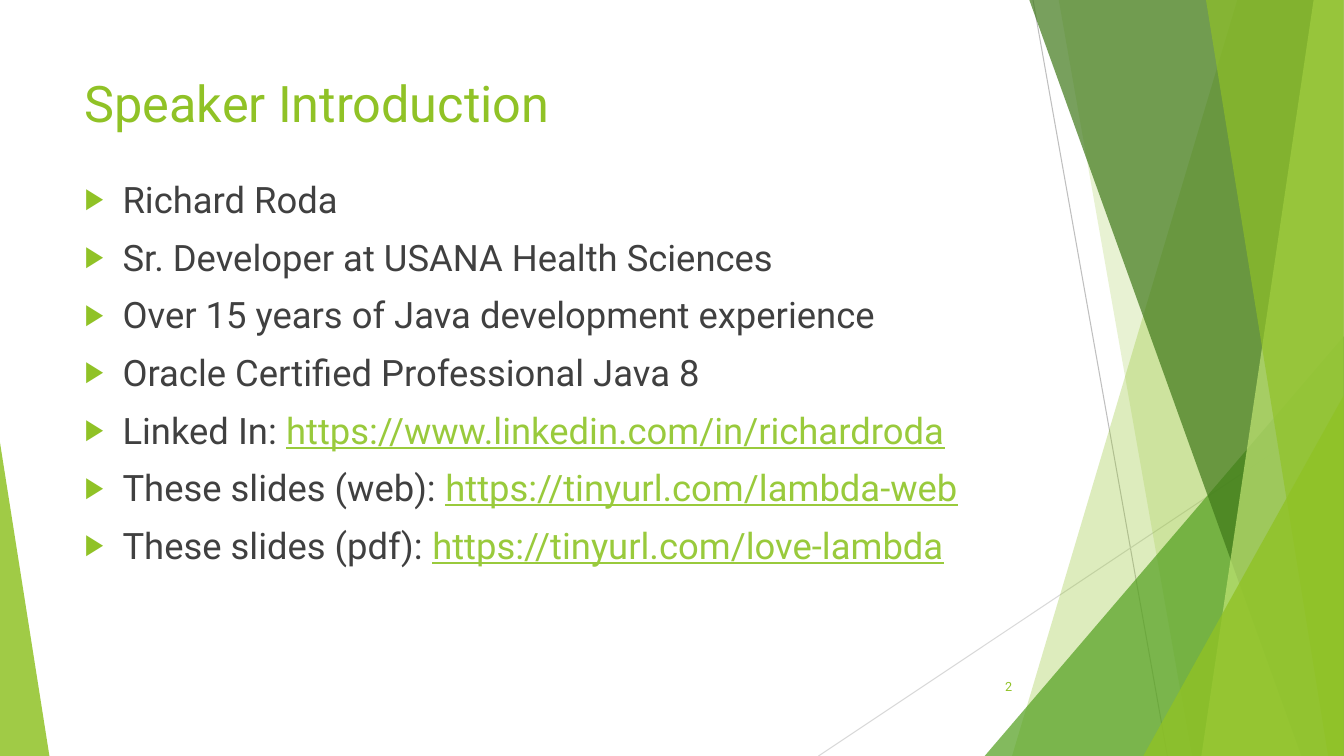
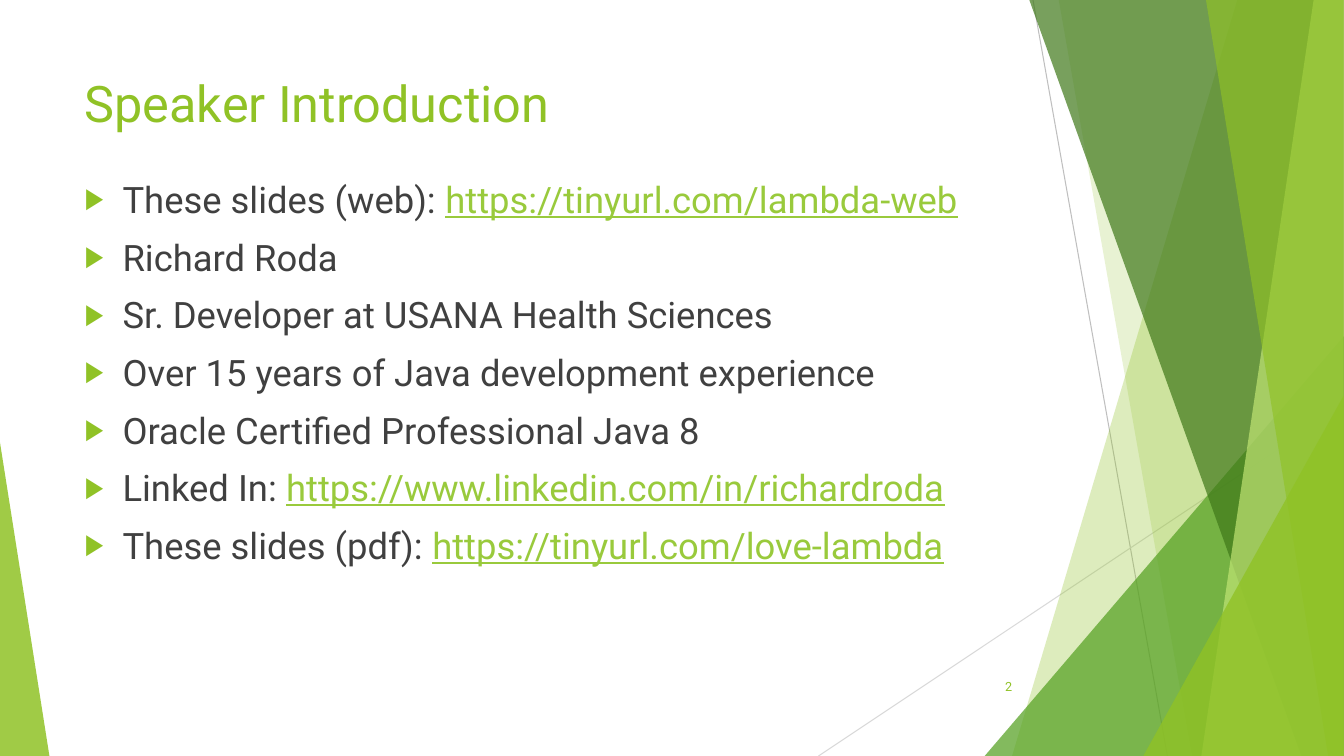
Before and after one commit to RichardRoda/2017-CodePaLOUsa-Lambda, a slide deck: slide 2 of Learning to Love the Lambda in the Stream.pptx. Drawn at 1344x756 pixels with LibreOffice and Linux fonts; fonts in the diff are those of the drawing. Boxes give left, top, right and bottom in pixels: in the first picture for what was removed or moved away, otherwise in the second. Text is boxed around its words. In the diff, an @@ line names an element or a change of style, - is before the commit and + after.

```diff
--- a/Learning to Love the Lambda in the Stream.pptx
+++ b/Learning to Love the Lambda in the Stream.pptx
@@ text at [123, 184, 957, 221]: paragraph added @@
+▶ These slides (web): https://tinyurl.com/lambda-web
@@ text at [123, 472, 957, 509]: paragraph removed @@
-▶ These slides (web): https://tinyurl.com/lambda-web
```
Also in this commit, not shown: 3 other slides changed, 1 other file.
